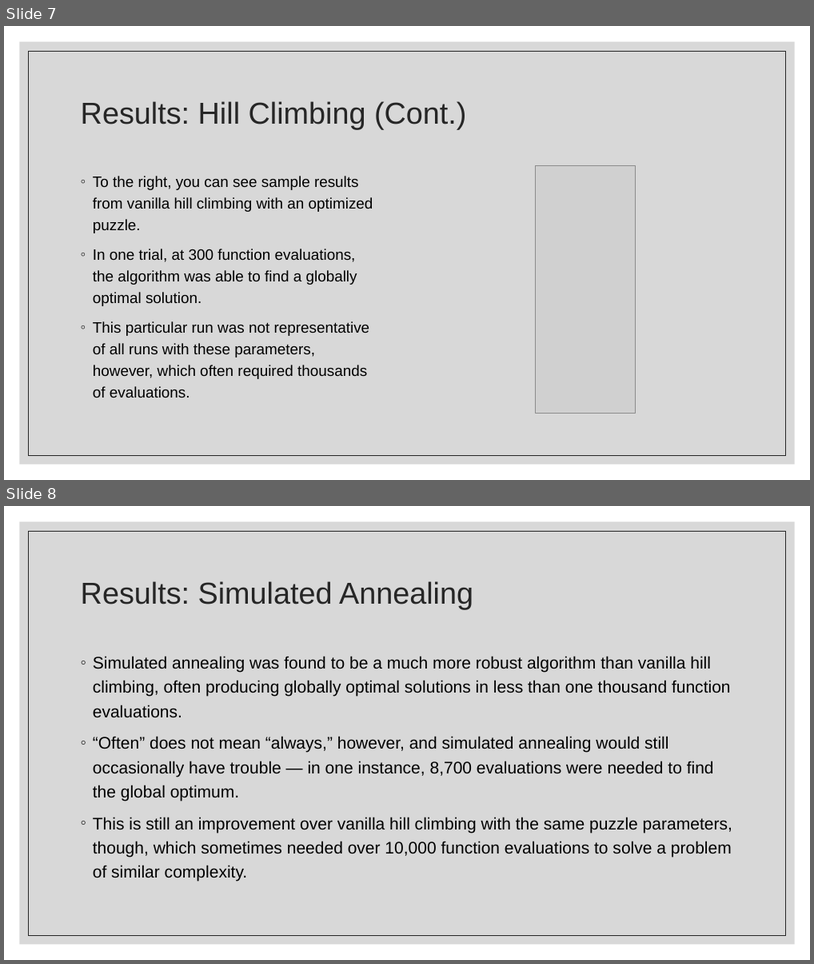
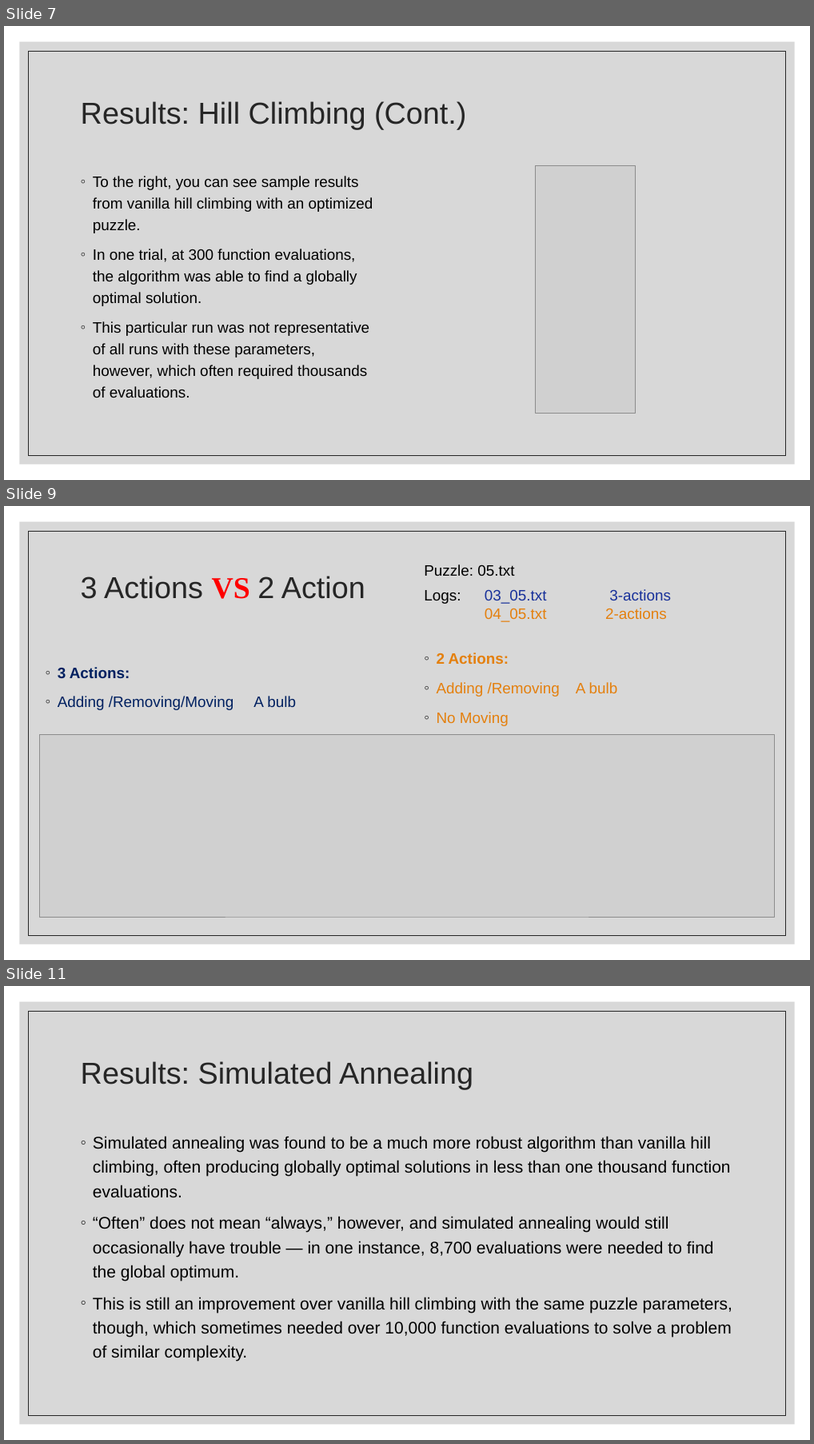
Before and after one commit to JSLBrowning/COMP-6606-Final-Project, a slide deck: Presentation/Final/Final Presentation.pptx. Shown one above the other, each under a label of ours: slides 7 and 8 before the commit, slides 7, 9 and 11 after it; the slides between them are not shown. The pictures are 814x964 and 814x1444 pixels, drawn with LibreOffice and Linux fonts; fonts in the diff are those of the drawing; grey boxes stand for pictures. Boxes give left, top, right and bottom in pixels: in the first picture for what was removed or moved away, otherwise in the second. Text is boxed around its words. In the diff, an @@ line names an element or a change of style, - is before the commit and + after.

Commit message:
updating presentation ppt

```diff
--- a/Presentation/Final/Final Presentation.pptx
+++ b/Presentation/Final/Final Presentation.pptx
@@ slide 9 added at (4,506,810,960), background #FFFFFF; not listed: 2 template elements that a slide beside it also shows @@
@@ title added at (81,576,366,599), 36 pt, text #262626 @@
+3 Actions VS 2 Action
@@ text added at (424,564,514,576), 18 pt, text #000000 @@
+Puzzle: 05.txt
@@ text added at (424,590,667,622), 18 pt, text #18319A @@
+Logs: 03_05.txt 3-actions
+04_05.txt 2-actions
@@ text added at (58,667,296,710), 18 pt, text #002060 @@
+◦ 3 Actions:
+◦ Adding /Removing/Moving A bulb
@@ text added at (437,652,618,696), 18 pt, text #E4800E @@
+◦ 2 Actions:
+◦ Adding /Removing A bulb
+◦ No Moving
@@ picture added at (39,734,775,916) @@
@@ what was slide 8 is now slide 11 @@
```
Also in this commit, not shown: 2 other slides added.
